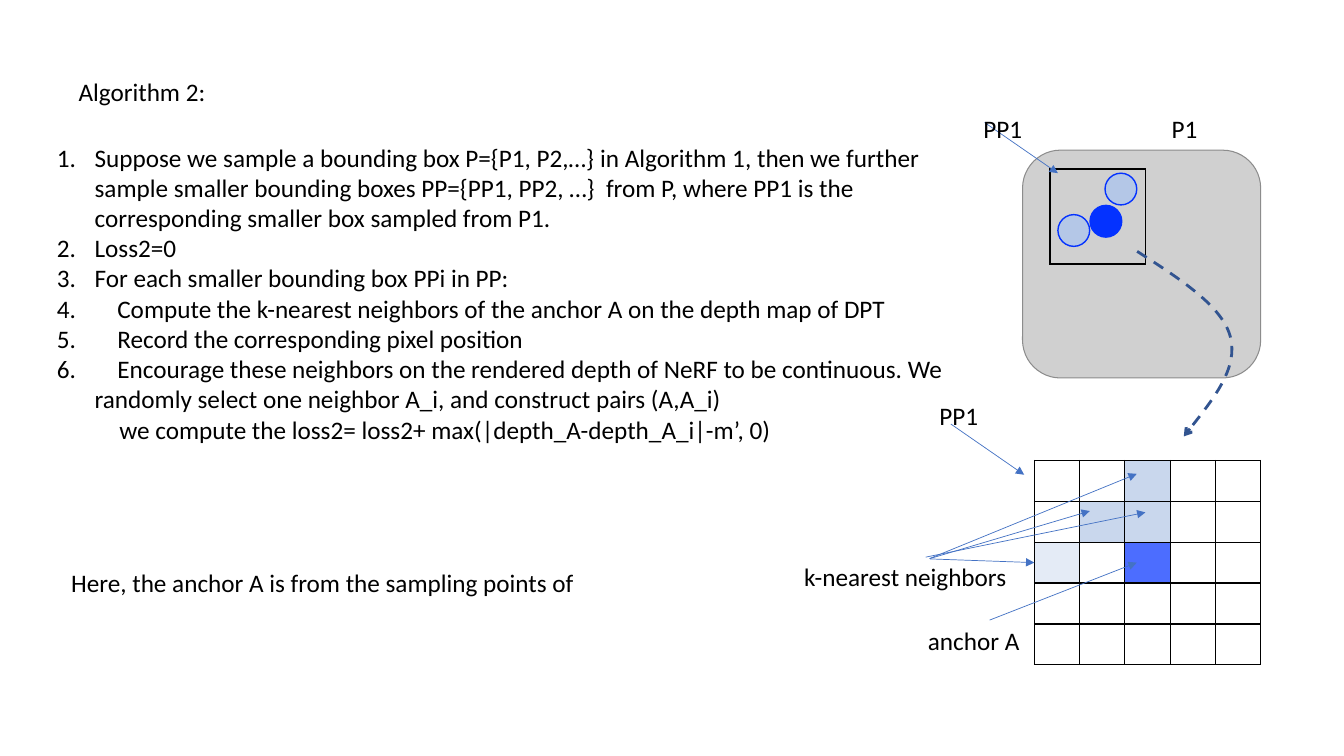
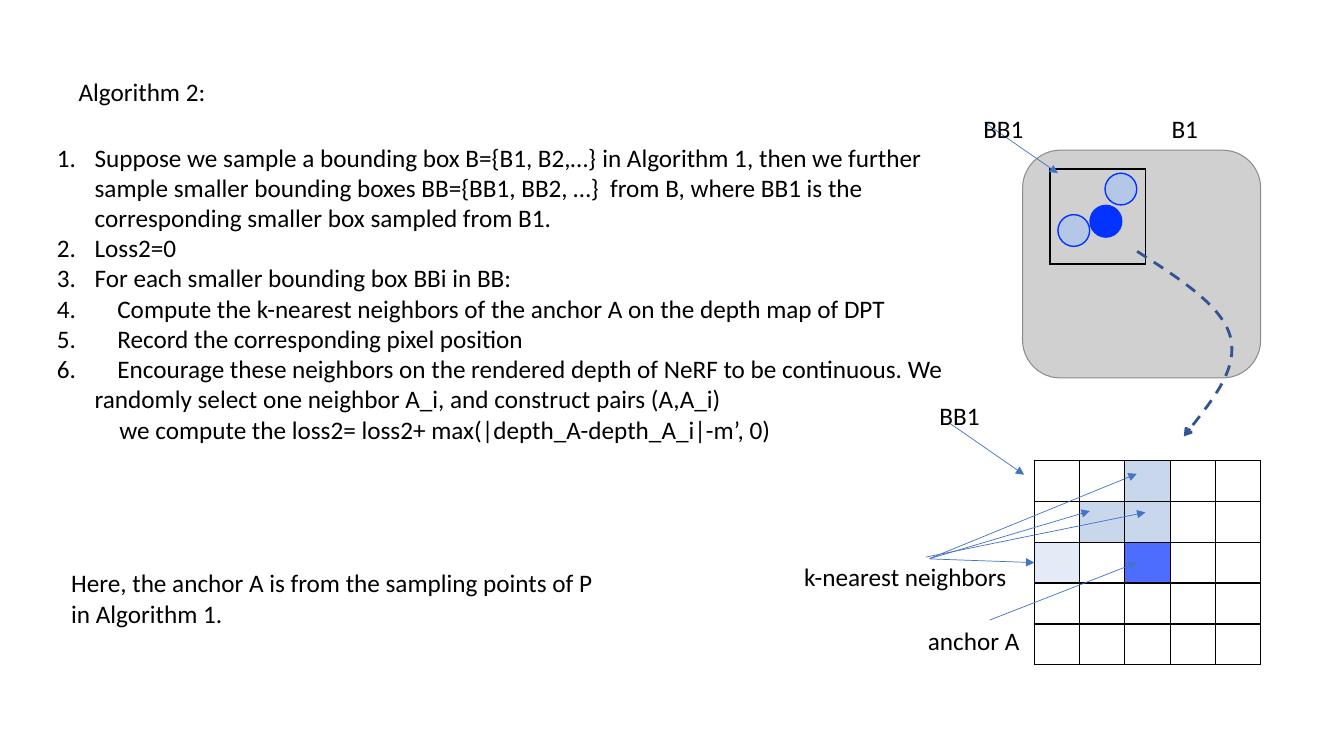
Before and after one commit to Wanggcong/SparseNeRF, a slide deck: slide 10 of tutorial/quick-start-v2.pptx. Drawn at 1344x756 pixels with LibreOffice and Linux fonts; fonts in the diff are those of the drawing; grey boxes stand for pictures. Boxes give left, top, right and bottom in pixels: in the first picture for what was removed or moved away, otherwise in the second. Text is boxed around its words. In the diff, an @@ line names an element or a change of style, - is before the commit and + after.

```diff
--- a/tutorial/quick-start-v2.pptx
+++ b/tutorial/quick-start-v2.pptx
@@ text at (95,148,921,232): text changed @@
-1. Suppose we sample a bounding box P={P1, P2,…} in Algorithm 1, then we further sample smaller bounding boxes PP={PP1, PP2, …} from P, where PP1 is the corresponding smaller box sampled from P1.
+1. Suppose we sample a bounding box B={B1, B2,…} in Algorithm 1, then we further sample smaller bounding boxes BB={BB1, BB2, …} from B, where BB1 is the corresponding smaller box sampled from B1.
@@ text at (983,121,1023,145): text changed @@
-PP1
+BB1
@@ text at (1172,121,1198,138): text changed @@
-P1
+B1
@@ text at (95,269,511,292): text changed @@
-3. For each smaller bounding box PPi in PP:
+3. For each smaller bounding box BBi in BB:
@@ text at (939,408,979,432): text changed @@
-PP1
+BB1
@@ text at (71,574,592,628): text changed @@
-Here, the anchor A is from the sampling points of
+Here, the anchor A is from the sampling points of P in Algorithm 1.
```
